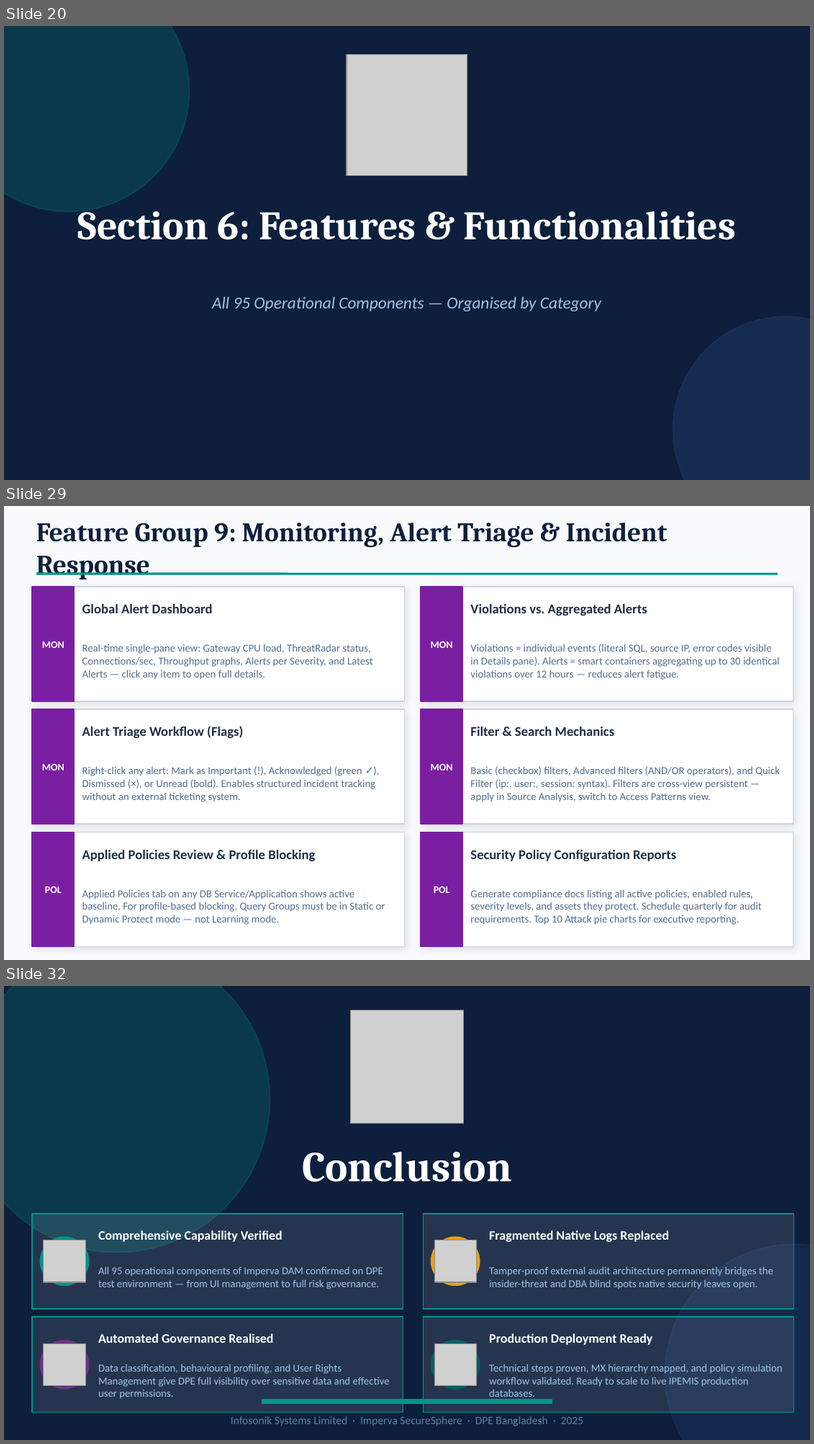
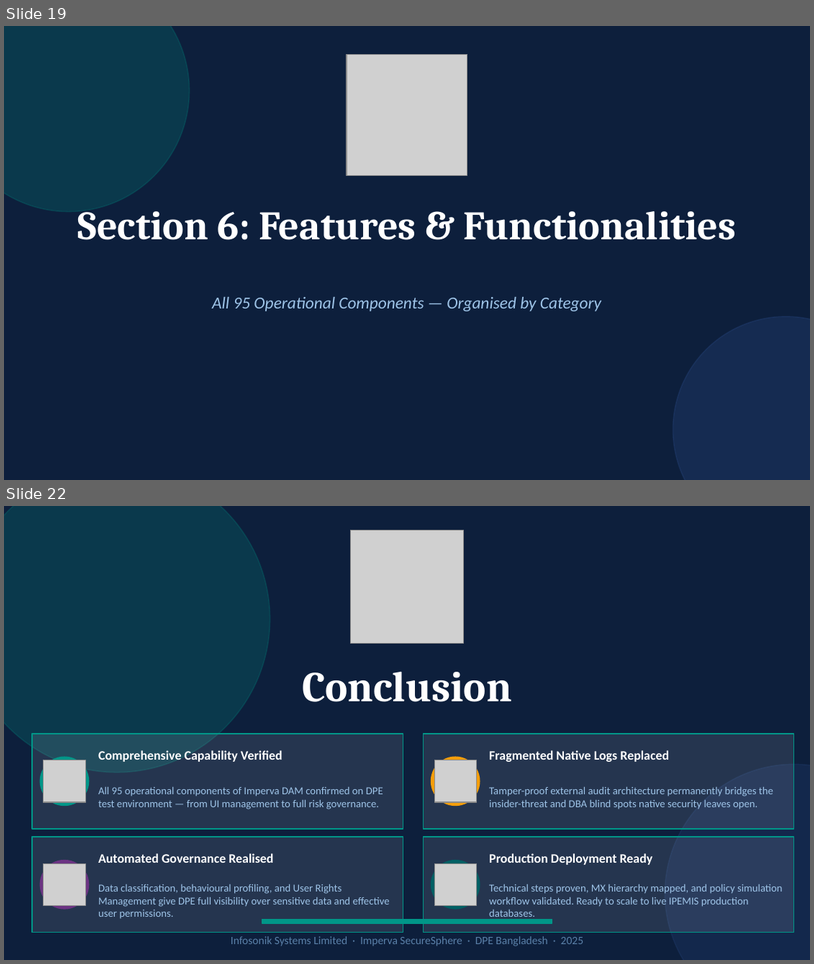
Before and after one commit to ImranNoorEmon/Imperva_DAM_Deployment_Procedure, a slide deck: presentations/Imperva_DAM.pptx. Shown one above the other, each under a label of ours: slides 20, 29 and 32 before the commit, slides 19 and 22 after it; the slides between them are not shown. The pictures are 814x1444 and 814x964 pixels, drawn with LibreOffice and Linux fonts; fonts in the diff are those of the drawing; grey boxes stand for pictures. Boxes give left, top, right and bottom in pixels: in the first picture for what was removed or moved away, otherwise in the second. Text is boxed around its words. In the diff, an @@ line names an element or a change of style, - is before the commit and + after.

```diff
--- a/presentations/Imperva_DAM.pptx
+++ b/presentations/Imperva_DAM.pptx
@@ slide 29 removed at bbox=[4, 506, 810, 960], background #F8FAFC @@
@@ text removed at bbox=[36, 523, 668, 579] @@
-Feature Group 9: Monitoring, Alert Triage & Incident Response
@@ rectangle removed at bbox=[32, 587, 405, 701] @@
@@ rectangle removed at bbox=[32, 587, 74, 701] @@
@@ line removed from (36, 574) to (778, 574) @@
@@ rectangle removed at bbox=[421, 587, 793, 701] @@
@@ rectangle removed at bbox=[421, 587, 463, 701] @@
@@ text removed at bbox=[82, 604, 213, 613] @@
-Global Alert Dashboard
@@ text removed at bbox=[471, 604, 648, 615] @@
-Violations vs. Aggregated Alerts
@@ text removed at bbox=[42, 641, 64, 648] @@
-MON
@@ text removed at bbox=[82, 644, 373, 680] @@
-Real-time single-pane view: Gateway CPU load, ThreatRadar status, Connections/sec, Throughput graphs, Alerts per Severity, and Latest Alerts — click any item to open full details.
@@ text removed at bbox=[431, 641, 453, 648] @@
-MON
@@ text removed at bbox=[471, 644, 780, 680] @@
-Violations = individual events (literal SQL, source IP, error codes visible in Details pane). Alerts = smart containers aggregating up to 30 identical violations over 12 hours — reduces alert fatigue.
@@ rectangle removed at bbox=[32, 709, 405, 824] @@
@@ rectangle removed at bbox=[32, 709, 74, 824] @@
@@ rectangle removed at bbox=[421, 709, 793, 824] @@
@@ rectangle removed at bbox=[421, 709, 463, 824] @@
@@ text removed at bbox=[82, 726, 243, 738] @@
-Alert Triage Workflow (Flags)
@@ text removed at bbox=[471, 726, 615, 736] @@
-Filter & Search Mechanics
@@ text removed at bbox=[42, 764, 64, 770] @@
-MON
@@ text removed at bbox=[431, 764, 453, 770] @@
-MON
@@ text removed at bbox=[82, 766, 376, 802] @@
-Right-click any alert: Mark as Important (!), Acknowledged (green ✓), Dismissed (×), or Unread (bold). Enables structured incident tracking without an external ticketing system.
@@ text removed at bbox=[471, 766, 780, 802] @@
-Basic (checkbox) filters, Advanced filters (AND/OR operators), and Quick Filter (ip:, user:, session: syntax). Filters are cross-view persistent — apply in Source Analysis, switch to Access Patterns view.
@@ rectangle removed at bbox=[32, 831, 405, 947] @@
@@ rectangle removed at bbox=[32, 831, 74, 947] @@
@@ text removed at bbox=[82, 849, 315, 861] @@
-Applied Policies Review & Profile Blocking
@@ rectangle removed at bbox=[421, 831, 793, 947] @@
@@ rectangle removed at bbox=[421, 831, 463, 947] @@
@@ text removed at bbox=[471, 849, 676, 861] @@
-Security Policy Configuration Reports
@@ text removed at bbox=[45, 886, 62, 893] @@
-POL
@@ text removed at bbox=[82, 889, 386, 924] @@
-Applied Policies tab on any DB Service/Application shows active baseline. For profile-based blocking, Query Groups must be in Static or Dynamic Protect mode — not Learning mode.
@@ text removed at bbox=[434, 886, 450, 893] @@
-POL
@@ text removed at bbox=[471, 889, 762, 924] @@
-Generate compliance docs listing all active policies, enabled rules, severity levels, and assets they protect. Schedule quarterly for audit requirements. Top 10 Attack pie charts for executive reporting.
@@ what was slide 20 is now slide 19 @@
@@ what was slide 32 is now slide 22 @@
```
Also in this commit, not shown: 2 slides changed, 1 slide added, 10 other slides removed.
